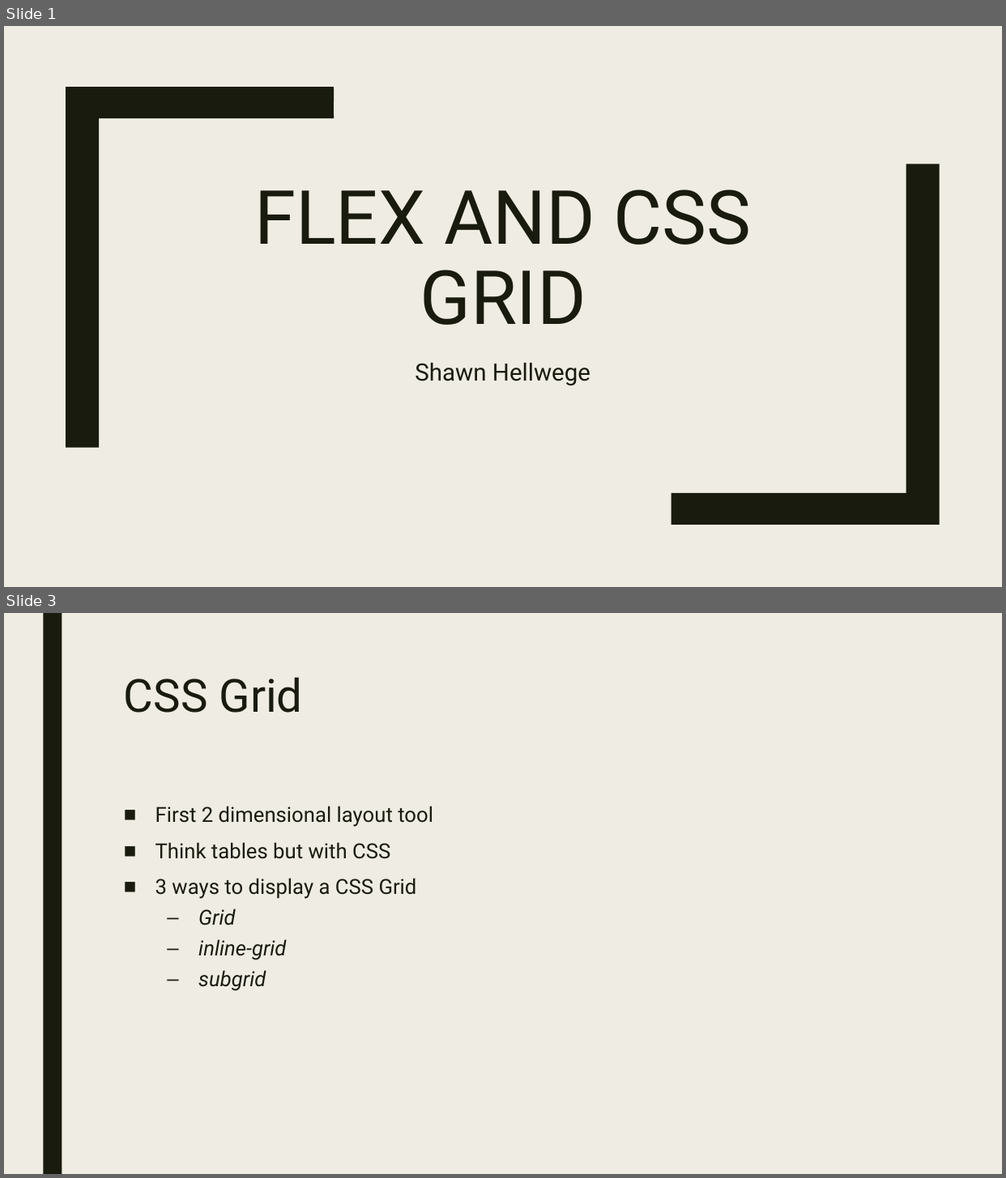
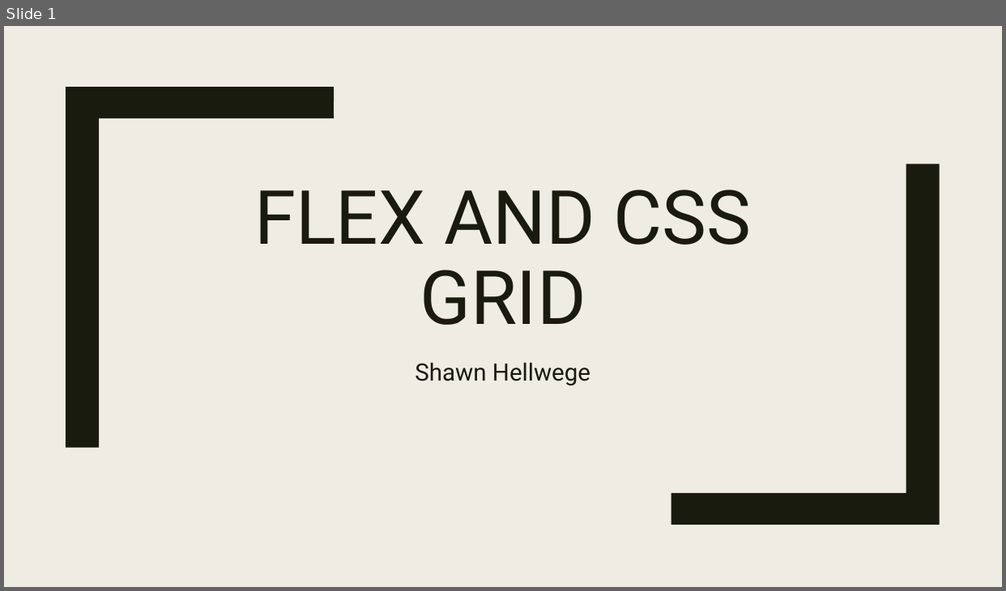
Before and after one commit to shellwe/Flexbox_Grid, a slide deck: Flexbox and Grid.pptx. Shown one above the other, each under a label of ours: slides 1 and 3 before the commit, slide 1 after it; the slides between them are not shown. The pictures are 1006x1178 and 1006x591 pixels, drawn with LibreOffice and Linux fonts; fonts in the diff are those of the drawing. Boxes give left, top, right and bottom in pixels: in the first picture for what was removed or moved away, otherwise in the second. Text is boxed around its words. In the diff, an @@ line names an element or a change of style, - is before the commit and + after.

```diff
--- a/Flexbox and Grid.pptx
+++ b/Flexbox and Grid.pptx
@@ slide 3 removed at (4,613,1002,1174), background #EFEDE3 @@
@@ rectangle removed at (43,613,62,1174) @@
@@ title removed at (124,677,303,713) @@
-CSS Grid
@@ text removed at (155,806,433,991) @@
-■ First 2 dimensional layout tool
-■ Think tables but with CSS
-■ 3 ways to display a CSS Grid
-  – Grid
-  – inline-grid
-  – subgrid
```
Also in this commit, not shown: 2 slides changed, 1 slide added, 1 other slide removed, 3 other files.
